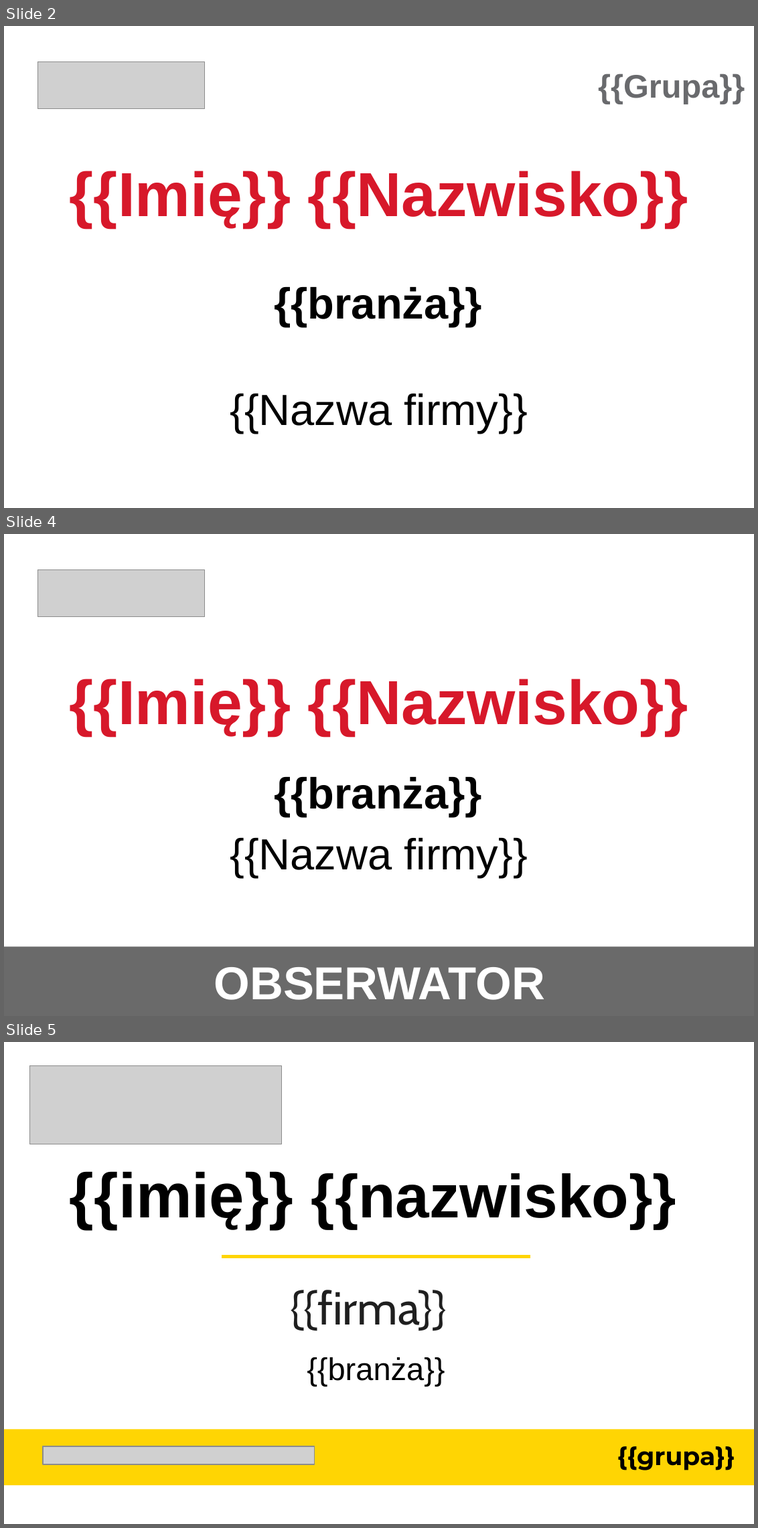
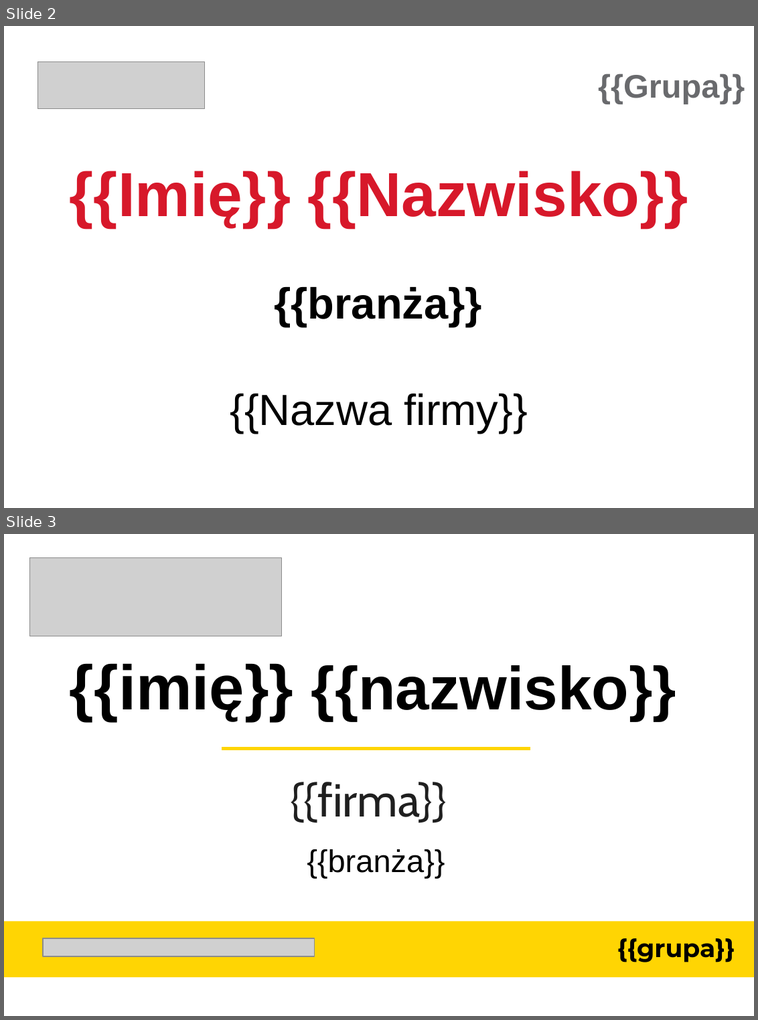
Before and after one commit to pwyczolkowski-ux/tc-event-tool, a slide deck: Badge CC.pptx. Shown one above the other, each under a label of ours: slides 2, 4 and 5 before the commit, slides 2 and 3 after it; the slides between them are not shown. The pictures are 758x1528 and 758x1020 pixels, drawn with LibreOffice and Linux fonts; fonts in the diff are those of the drawing; grey boxes stand for pictures. Boxes give left, top, right and bottom in pixels: in the first picture for what was removed or moved away, otherwise in the second. Text is boxed around its words. In the diff, an @@ line names an element or a change of style, - is before the commit and + after.

```diff
--- a/Badge CC.pptx
+++ b/Badge CC.pptx
@@ slide 4 removed at <box>4,534,754,1016</box>, background #FFFFFF @@
@@ picture removed at <box>38,570,205,616</box> @@
@@ text removed at <box>70,679,689,736</box> @@
-{{Imię}} {{Nazwisko}}
@@ text removed at <box>274,777,482,817</box> @@
-{{branża}}
@@ text removed at <box>230,838,528,878</box> @@
-{{Nazwa firmy}}
@@ rectangle removed at <box>4,947,754,1016</box> @@
-OBSERWATOR
@@ what was slide 5 is now slide 3 @@
```
Also in this commit, not shown: 1 other slide removed.
